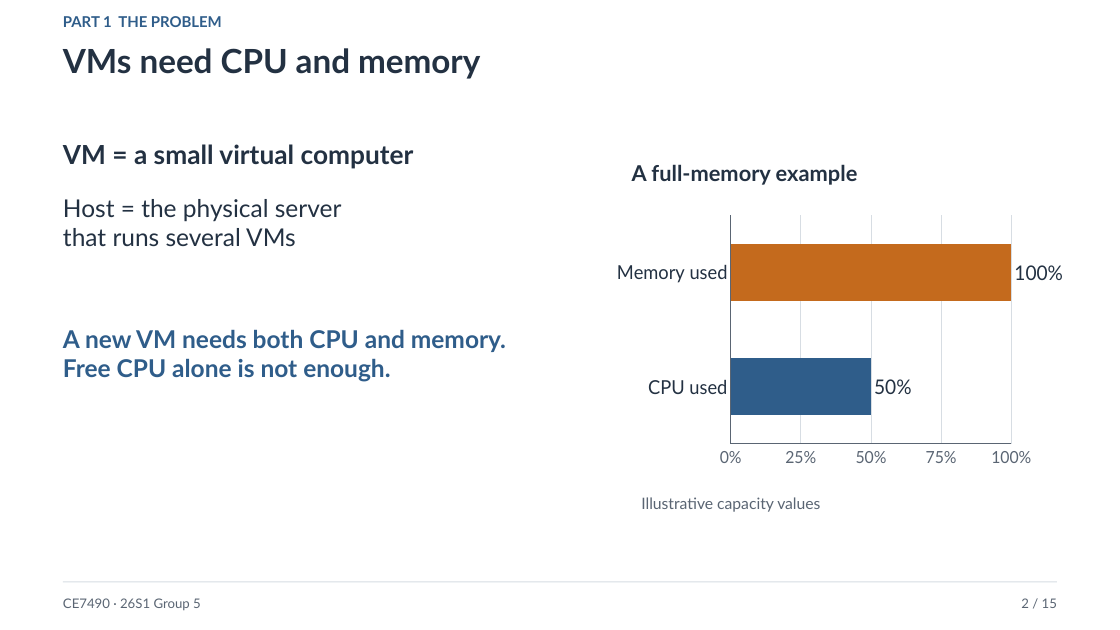
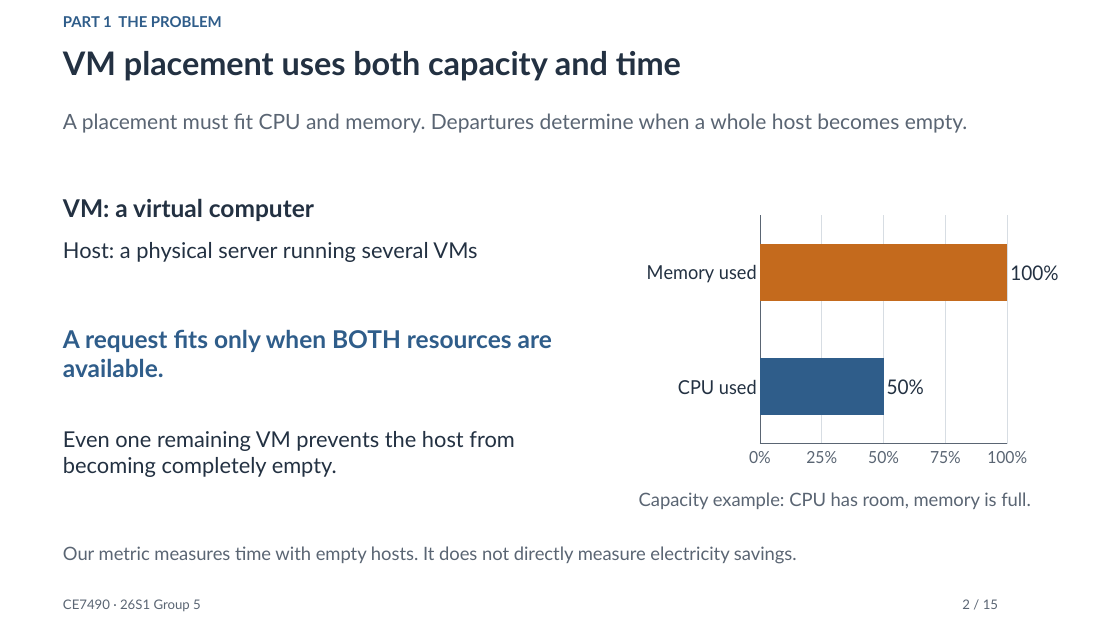
Before and after one commit to xxxmian/CE7490-P2_Revisiting_LAVA, a slide deck: slide 2 of Revisiting_Lifetime_Aware_VM_Allocation_Presentation_v4.pptx. Drawn at 1120x630 pixels with LibreOffice and Linux fonts; fonts in the diff are those of the drawing. Boxes give left, top, right and bottom in pixels: in the first picture for what was removed or moved away, otherwise in the second. Text is boxed around its words. In the diff, an @@ line names an element or a change of style, - is before the commit and + after.

```diff
--- a/Revisiting_Lifetime_Aware_VM_Allocation_Presentation_v4.pptx
+++ b/Revisiting_Lifetime_Aware_VM_Allocation_Presentation_v4.pptx
@@ text at (63, 51, 681, 81): text changed; size 28.5 to 27.8 pt @@
-VMs need CPU and memory
+VM placement uses both capacity and time
@@ text added at (63, 113, 968, 133), 18 pt, text #5A6573 @@
+A placement must fit CPU and memory. Departures determine when a whole host becomes empty.
@@ text removed at (632, 164, 858, 185) @@
-A full-memory example
@@ text at (63, 198, 314, 221): text changed; size 22.5 to 21 pt @@
-VM = a small virtual computer
+VM: a virtual computer
@@ bar chart: place and size @@
-bar chart at (608, 210, 1064, 472)
+bar chart at (639, 210, 1059, 472)
@@ text at (63, 242, 477, 262): text changed; size 21 to 18.8 pt @@
-Host = the physical server
-that runs several VMs
+Host: a physical server running several VMs
@@ text removed at (63, 329, 506, 382) @@
-A new VM needs both CPU and memory.
-Free CPU alone is not enough.
@@ text added at (63, 329, 552, 377), 21 pt, text #2F5D8A, bold @@
+A request fits only when BOTH resources are available.
@@ text added at (63, 431, 514, 477), 18.8 pt, text #233142 @@
+Even one remaining VM prevents the host from becoming completely empty.
@@ text added at (639, 492, 1031, 509), 15.8 pt, text #5A6573 @@
+Capacity example: CPU has room, memory is full.
@@ text removed at (641, 497, 820, 512) @@
-Illustrative capacity values
@@ text added at (63, 546, 797, 564), 15.8 pt, text #5A6573 @@
+Our metric measures time with empty hosts. It does not directly measure electricity savings.
@@ line removed from (63, 582) to (1057, 582) @@
@@ text "2 / 15" at (962, 599, 998, 609): alignment right to left @@
```
Also in this commit, not shown: 7 other slides changed, 7 slides added, 7 slides removed, 3 other files.
